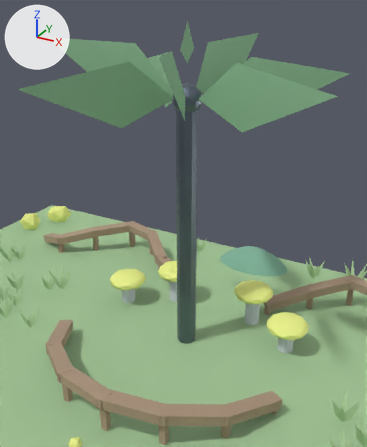
The glTF model godot/assets/models/tt_balance_trail.glb, before and after one commit.
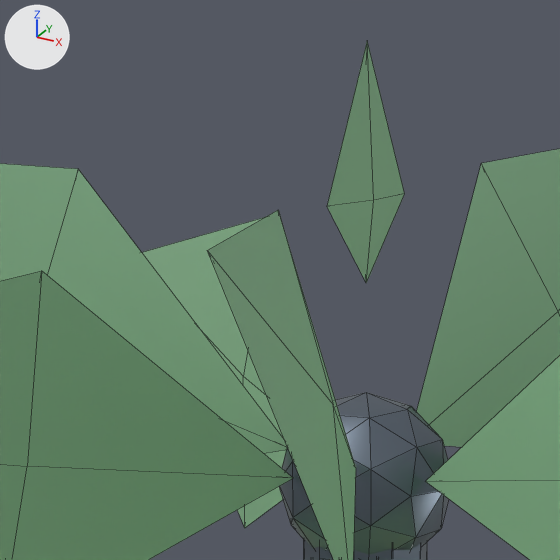
The first picture shows the older version from a 50 mm lens placed at (2.18, -3.84, 3.41), pointed at (0.25, -0.33, 1.65). The close-ups show the older and then the newer version on the part from 33% to 60% of the width and 3% to 25% of the height of that picture. Only the edits that show in the close-ups are written down. The axes (+X, +Y, +Z) are drawn at upper left. The lights are the same throughout. The close-ups show mesh edges as thin lines. Objects named as collision shapes, trigger or cutter boxes, shadow casters or lower levels of detail are left out. Vertices at exactly the same position are counted once.

Names of what the first close-up shows: 'Tree_Canopy', 'Tree_Trunk'.
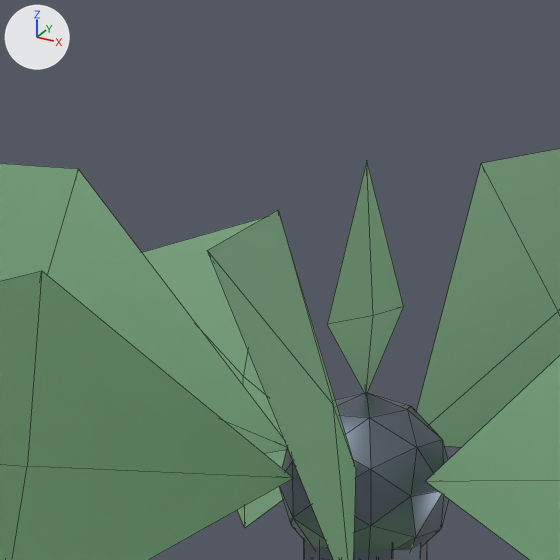
What differs and where, as boxes (x1, y1, x2, y2) in the close-ups (560 x 560 px; the box of a moved part takes in the faces that stretch with it):
'Tree_Canopy', reshaped
    before: (0, 42, 560, 560)
    after: (0, 149, 560, 560)
part 1 of me_tree_canopy, moved or reshaped
    before: (327, 42, 405, 283)
    after: (327, 161, 404, 393)

The change, as a diff of the scene's bpy script:
```diff
--- a/godot/assets/models/tt_balance_trail.glb.py
+++ b/godot/assets/models/tt_balance_trail.glb.py
@@ me_tree_canopy @@
 # used by ob_tree_canopy; location = (0.0, 0.0, 0.0)
-me_tree_canopy.from_pydata(...)  # 48 vertices, 64 faces; spans x -1.39..1.4, y -1.1..1.6, z 2.41..3.25
+me_tree_canopy.from_pydata(...)  # 48 vertices, 64 faces; spans x -1.39..1.4, y -1.1..1.6, z 2.41..3.09
+# me_tree_canopy part 1: the loose piece of 6 vertices spanning x -0.01..0.01, y 0.08..0.32, z 2.9..3.25 is moved by (0.0, 0.0, -0.17)
 me_tree_canopy.materials.append(mat_tt_leaf)
```
